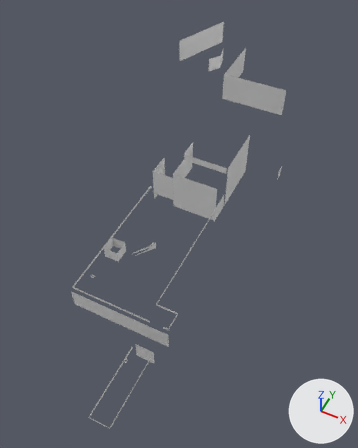
Before and after pictures for a commit that changed the OBJ model 3DLv3_2023_vs2019/Project/BaseProject/BaseProject/res/Field/GameStage(Worlds_1)/GameStage_1(wallCol).obj.
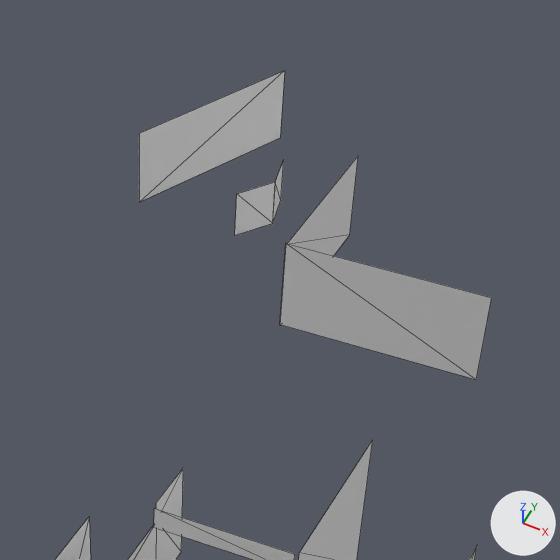
There are two pictures of each version: one whole from a 50 mm camera at (101.7, -105.4, 270.8) aimed at (-1.3, 100.6, 13.4), one close up on the part from 38% to 86% of the width and 0% to 38% of the height. Every picture has the same lights, and +X, +Y and +Z are marked at lower right. The close-ups show mesh edges as thin lines. Where no turn or scale is listed for an object, it has been applied to the vertices.

Names of what the first close-up shows: '平面.033', '平面.034', '平面.036', '平面.037', '平面.038', '平面.039', '平面.042', '平面.043', '平面.044'.
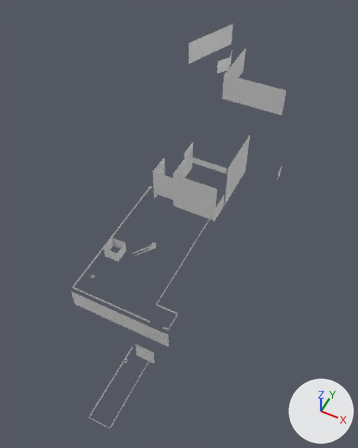
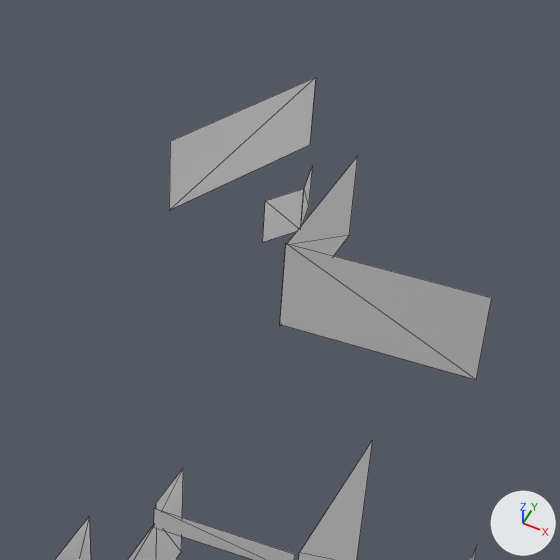
Pixel boxes (x1, y1, x2, y2) of what changed, in the close-ups (560 x 560 px):
'平面.043', mesh moved: before (139, 71, 285, 202); after (169, 77, 316, 210)
'平面.038', mesh moved: before (235, 182, 275, 235); after (263, 189, 304, 242)
'平面.037', mesh moved: before (273, 160, 284, 221); after (301, 168, 312, 226)

The change, as a diff of the scene's bpy script:
```diff
--- a/3DLv3_2023_vs2019/Project/BaseProject/BaseProject/res/Field/GameStage(Worlds_1)/GameStage_1(wallCol).obj.py
+++ b/3DLv3_2023_vs2019/Project/BaseProject/BaseProject/res/Field/GameStage(Worlds_1)/GameStage_1(wallCol).obj.py
@@ me_平面_037 @@
 me_平面_037.from_pydata(...)  # 4 vertices, 2 faces; spans x -44.0..-41.43, y 260.94..272.6, z 37.65..49.58
 # used by ob_平面_037; location = (0.0, 0.0, 0.0)
+# me_平面_037 part 1: the whole mesh is moved by (7.97, 0.45, 0.04)
@@ me_平面_038 @@
 me_平面_038.from_pydata(...)  # 4 vertices, 2 faces; spans x -47.95..-41.39, y 251.0..260.97, z 37.65..49.58
 # used by ob_平面_038; location = (0.0, 0.0, 0.0)
+# me_平面_038 part 2: the whole mesh is moved by (7.82, 0.42, -0.13)
@@ me_平面_043 @@
 me_平面_043.from_pydata(...)  # 4 vertices, 2 faces; spans x -69.6..-50.2, y 238.2..284.8, z 48.3..67.1
 # used by ob_平面_043; location = (0.0, 0.0, 0.0)
+# me_平面_043 part 3: the whole mesh is moved by (8.9, -0.7, 0.4)
```
